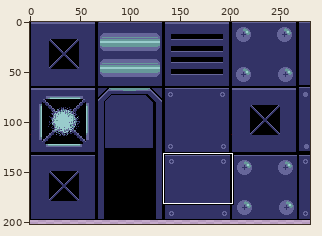
File history of a sprite sheet, assets/bigbug/menu/bb_menu0.png. The first picture is a wide view before the edit; the outline marks the close-up.
Close-up. Before:
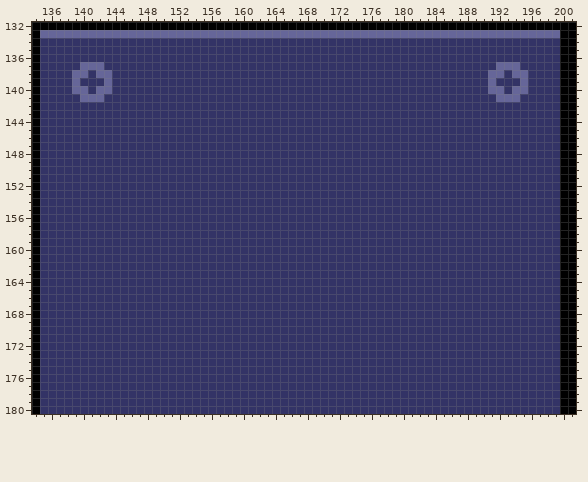
The file is 280x198 pixels. Shown: x 134..201, y 132..180. The old version is drawn lined up with the new one, on the new canvas. The wide view leaves out empty margins.
New version:
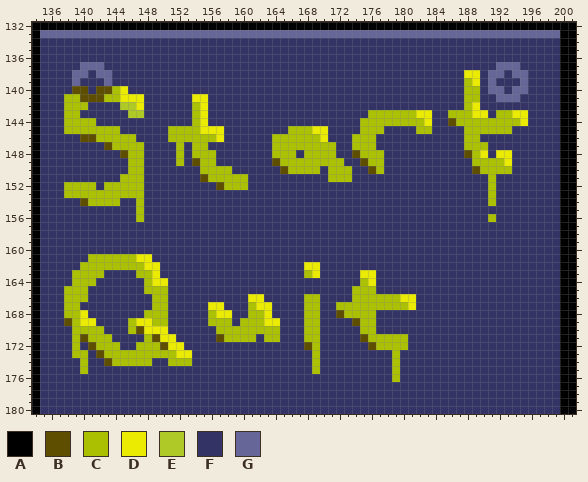
Palette (. is transparent): A #000000  B #5e4e00  C #abc100  D #eaeb00  E #afc926  F #333366  G #666699
Change:
canvas 280x198 -> 280x354
Changed rows in their new state; - is an unchanged pixel.
first column x 138:
138 --------------------------------------------------DD------
139 --------------------------------------------------CD------
140 -BB-BBCD------------------------------------------CC------
141 CCBBBCCDDD------DD--------------------------------CC------
142 CCC----EED------CD--------------------------------CD------
143 CC------EE------CD--------------------CCCCCCDD--CCCDD-CCDD
144 CCCC------------CD-------------------CCCCCCCCD--BCCCCCCCCD
145 CCCCCCC------CCCCDDD--------CCCDD----CCC----CC----CCCCCC--
146 --BBCCCCC----CCCCCCD------CCCCCCD---CCC-----------CC------
147 -----BCCCC----C-CC--------CCCCCCCC--CCC-----------CCC-----
148 -------BCC----C-CCC-------CCC-CCCC--BCCC----------BCD-DD--
149 --------CC----C-BCC-------BCCCCCCCC--BCC-----------CCCCD--
150 --------CC-------CCCC------BCCCC-CCC--BC-----------BCCCC--
151 -------CCC-------BCCCCC----------CCC-----------------C----
152 CCCC-CCCCC---------BCCC------------------------------C----
153 CCCCCCCCCC-------------------------------------------C----
154 --BCCCC--C-------------------------------------------C----
155 ---------C------------------------------------------------
156 ---------C-------------------------------------------C----
first column x 138:
161 ---CCCCCCDD---------------------------------
162 --CCCCCCCCDD------------------DD------------
163 -CCCC----CCD------------------CD-----DD-----
164 -CCC------CDD------------------------CD-----
165 CCC-------CCC-----------------------CCC-----
166 CCC--------CC----------DD-----CC----CCCCCCDD
167 CC---------CC-----DD---CDD----CC--CCCCCCCCCD
168 CCD-------CCC-----CDD--CCD----CC--BCCCC-----
169 BCDD----CDDCC-----CCC-CCCDD---CC----BCC-----
170 -CCCC---CBDDD------CCCCCCCC---CC-----CC-----
171 -CBCCC----CBDD-----BCCCC-CC---CC-----BCCCCC-
172 -C-BCCC--CCCBDD---------------BC------BCCCC-
173 -CC-BCCCCCCCCCDD---------------C---------C--
174 --C--BCCCCC--CCC---------------C---------C--
175 --C----------------------------C---------C--
176 -----------------------------------------C--
Boxes around the changes in both close-ups, in picture pixels (x1, y1, x2, y2):
changed: (64, 70, 528, 382)
